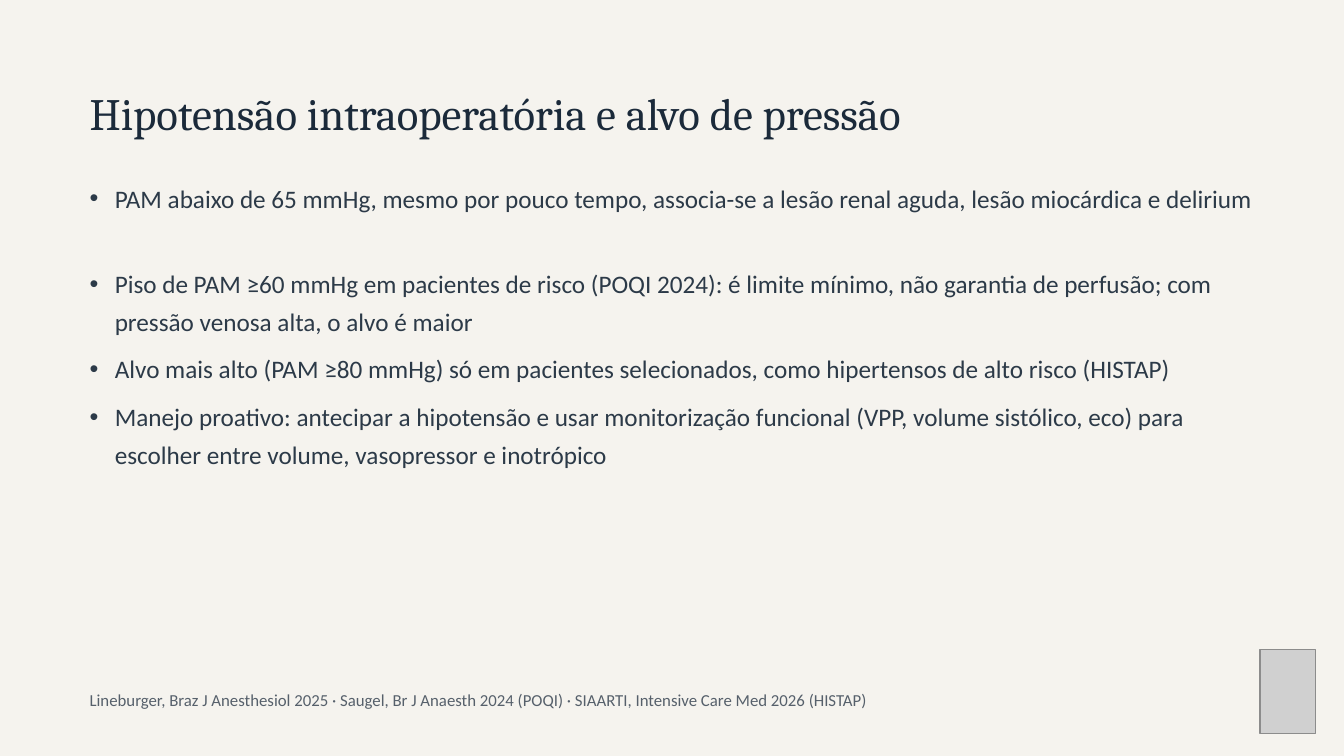
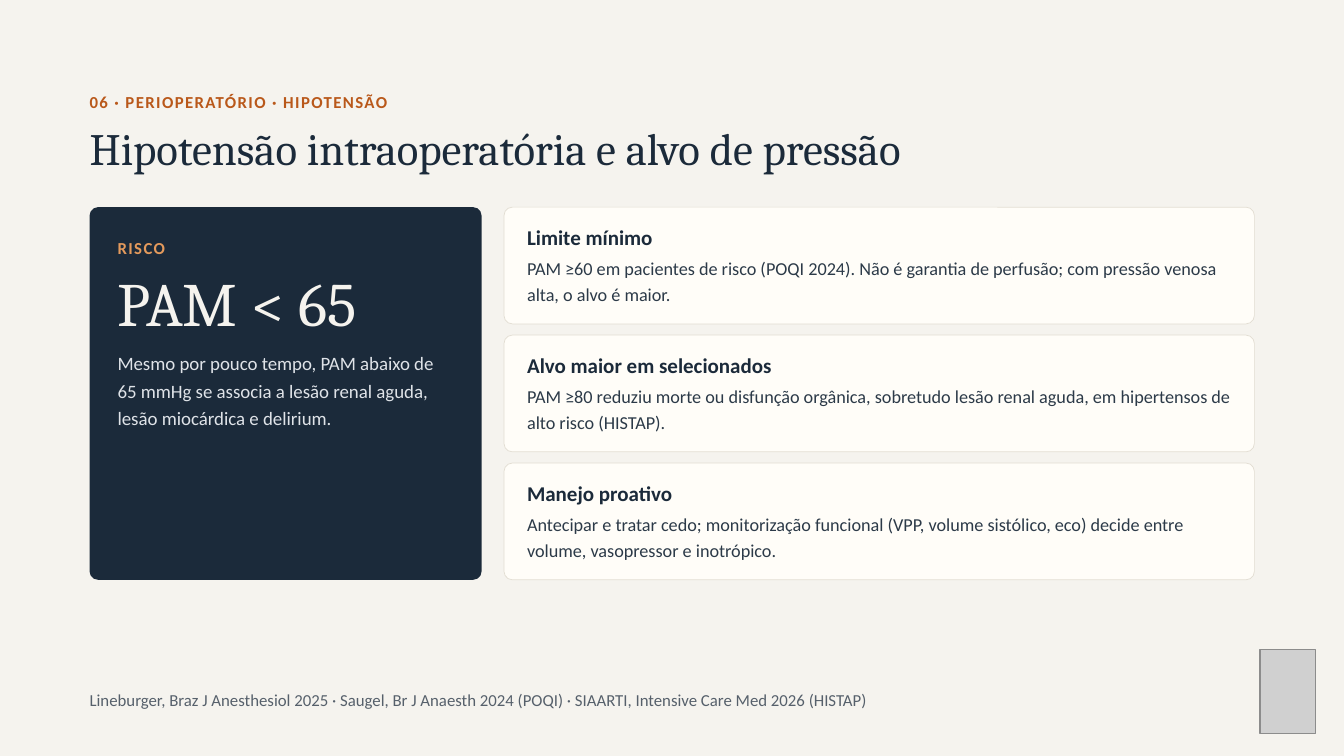
Before and after one commit to brunomoraesdubois-bit/Bruno, a slide deck: slide 14 of apresentacao/Aminas_Vasoativas.pptx. Drawn at 1344x756 pixels with LibreOffice and Linux fonts; fonts in the diff are those of the drawing; grey boxes stand for pictures. Boxes give left, top, right and bottom in pixels: in the first picture for what was removed or moved away, otherwise in the second. Text is boxed around its words. In the diff, an @@ line names an element or a change of style, - is before the commit and + after.

```diff
--- a/apresentacao/Aminas_Vasoativas.pptx
+++ b/apresentacao/Aminas_Vasoativas.pptx
@@ text added at bbox=[90, 94, 387, 108], 12 pt, text #B9581A, bold @@
+06 · PERIOPERATÓRIO · HIPOTENSÃO
@@ title "Hipotensão intraoperatória e alvo de ...": place and size @@
-title "Hipotensão intraoperatória e alvo de ..." at bbox=[90, 98, 901, 140]
+title "Hipotensão intraoperatória e alvo de ..." at bbox=[90, 133, 901, 175]
@@ rounded rectangle added at bbox=[90, 208, 482, 581], fill #1B2A3A @@
@@ rounded rectangle added at bbox=[504, 208, 1254, 325], fill #FFFDF8, outline #E2DDD2 0.5 pt @@
@@ text added at bbox=[527, 230, 653, 245], 15 pt, text #1B2A3A, bold @@
+Limite mínimo
@@ text added at bbox=[118, 243, 165, 254], 12 pt, text #E49A5C, bold @@
+RISCO
@@ text at bbox=[527, 262, 1216, 303]: text changed; size 18 to 13 pt @@
-• Piso de PAM ≥60 mmHg em pacientes de risco (POQI 2024): é limite mínimo, não garantia de perfusão; com pressão venosa alta, o alvo é maior
+PAM ≥60 em pacientes de risco (POQI 2024). Não é garantia de perfusão; com pressão venosa alta, o alvo é maior.
@@ text added at bbox=[118, 284, 357, 327], 44 pt, text #F5F3EE @@
+PAM < 65
@@ text at bbox=[118, 357, 433, 425]: text changed; size 18 to 13.5 pt; text colour #2C3A48 to #DFE3E8 @@
-• PAM abaixo de 65 mmHg, mesmo por pouco tempo, associa-se a lesão renal aguda, lesão miocárdica e delirium
+Mesmo por pouco tempo, PAM abaixo de 65 mmHg se associa a lesão renal aguda, lesão miocárdica e delirium.
@@ rounded rectangle added at bbox=[504, 335, 1254, 452], fill #FFFDF8, outline #E2DDD2 0.5 pt @@
@@ text added at bbox=[527, 358, 771, 373], 15 pt, text #1B2A3A, bold @@
+Alvo maior em selecionados
@@ text removed at bbox=[115, 360, 1170, 383] @@
-• Alvo mais alto (PAM ≥80 mmHg) só em pacientes selecionados, como hipertensos de alto risco (HISTAP)
@@ text added at bbox=[527, 390, 1230, 432], 13 pt, text #2C3A48 @@
+PAM ≥80 reduziu morte ou disfunção orgânica, sobretudo lesão renal aguda, em hipertensos de alto risco (HISTAP).
@@ rounded rectangle added at bbox=[504, 463, 1254, 580], fill #FFFDF8, outline #E2DDD2 0.5 pt @@
@@ text added at bbox=[527, 486, 672, 505], 15 pt, text #1B2A3A, bold @@
+Manejo proativo
@@ text at bbox=[527, 518, 1184, 560]: text changed; size 18 to 13 pt @@
-• Manejo proativo: antecipar a hipotensão e usar monitorização funcional (VPP, volume sistólico, eco) para escolher entre volume, vasopressor e inotrópico
+Antecipar e tratar cedo; monitorização funcional (VPP, volume sistólico, eco) decide entre volume, vasopressor e inotrópico.
```
Also in this commit, not shown: 27 other slides changed, 29 other files.
